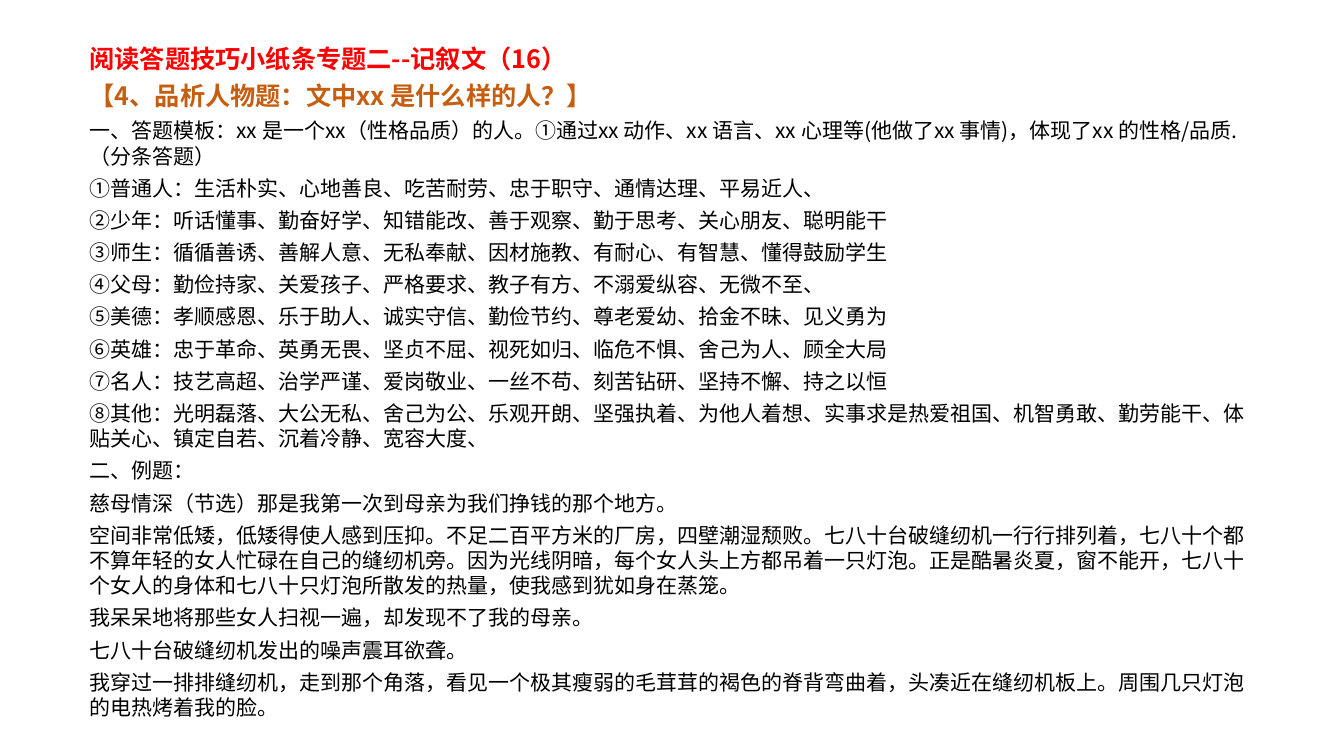
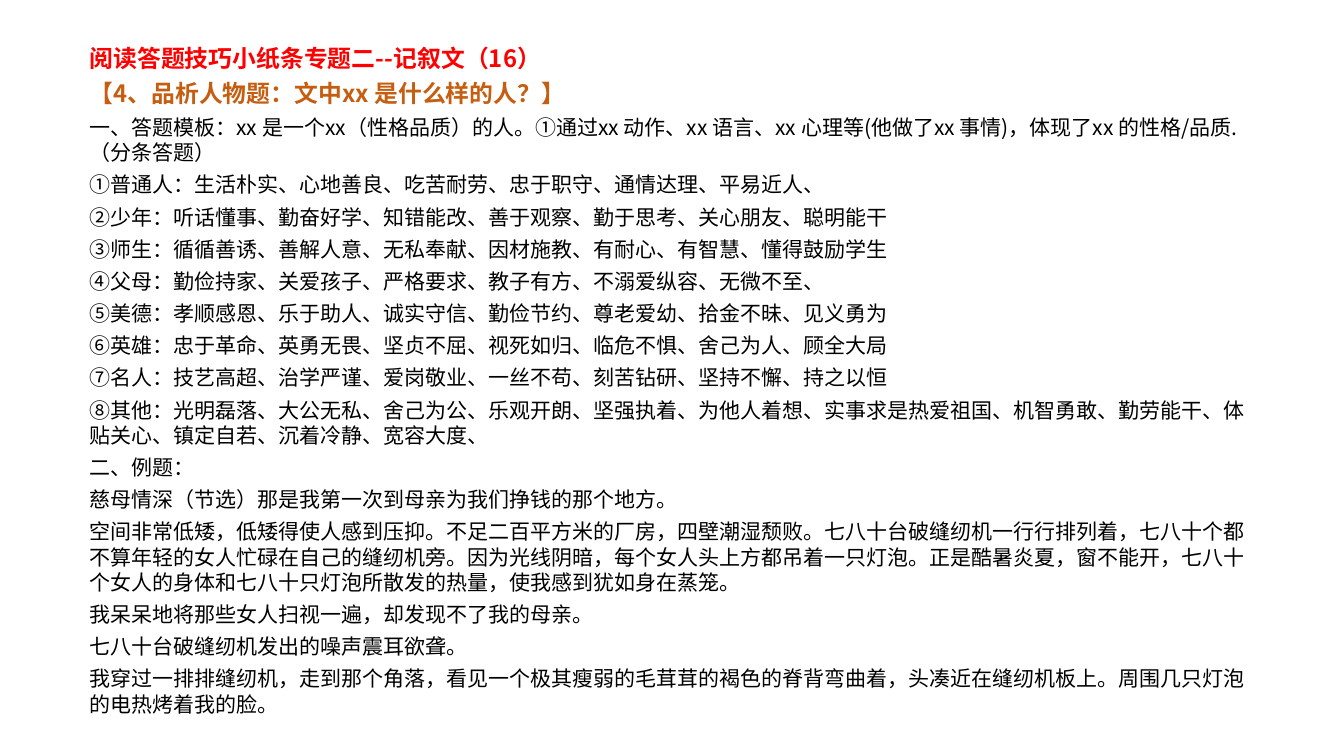
Before and after one commit to ChiangHaosion/codex-pdf-trans-ppt, a slide deck: slide 32 of mypaper_clean_no_answers.pptx. Drawn at 1344x756 pixels with LibreOffice and Linux fonts; fonts in the diff are those of the drawing. Boxes give left, top, right and bottom in pixels: in the first picture for what was removed or moved away, otherwise in the second. Text is boxed around its words. In the diff, an @@ line names an element or a change of style, - is before the commit and + after.

```diff
--- a/mypaper_clean_no_answers.pptx
+++ b/mypaper_clean_no_answers.pptx
@@ text at (90, 46, 565, 105): size 18 to 17 pt in "阅读答题技巧小纸条专题二--记叙文（16）", "【4、品析人物题：文中xx 是什么样的人？】" @@
```
Also in this commit, not shown: 29 other slides changed, 9 other files.
